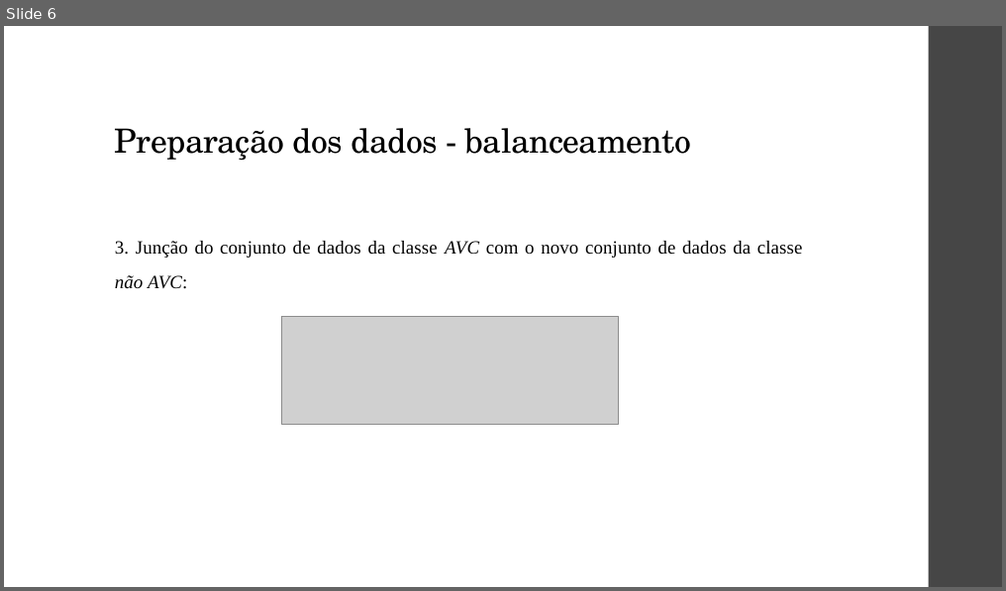
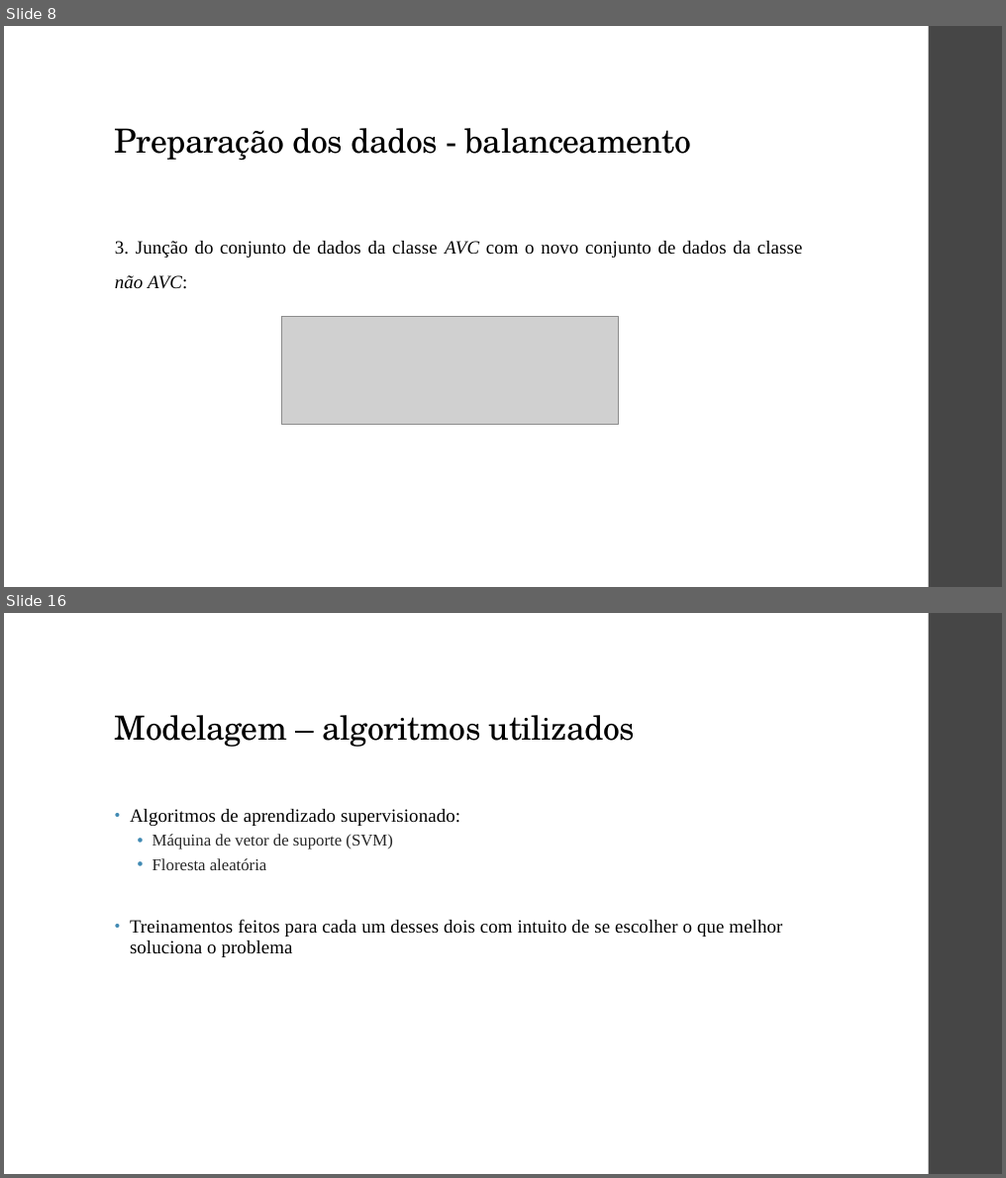
Before and after one commit to ViniPilan/avc-modeling, a slide deck: apresentação.pptx. Shown one above the other, each under a label of ours: slide 6 before the commit, slides 8 and 16 after it; the slides between them are not shown. The pictures are 1006x591 and 1006x1178 pixels, drawn with LibreOffice and Linux fonts; fonts in the diff are those of the drawing; grey boxes stand for pictures. Boxes give left, top, right and bottom in pixels: in the first picture for what was removed or moved away, otherwise in the second. Text is boxed around its words. In the diff, an @@ line names an element or a change of style, - is before the commit and + after.

```diff
--- a/apresentação.pptx
+++ b/apresentação.pptx
@@ slide 16 added at box(4, 613, 1002, 1174), background #FFFFFF; not listed: 1 template element that a slide beside it also shows @@
@@ title added at box(115, 715, 635, 747), 32 pt, text #000000 @@
+Modelagem – algoritmos utilizados
@@ text added at box(130, 809, 782, 958), 18 pt, text #000000 @@
+• Algoritmos de aprendizado supervisionado:
+  • Máquina de vetor de suporte (SVM)
+  • Floresta aleatória
+• Treinamentos feitos para cada um desses dois com intuito de se escolher o que melhor soluciona o problema
@@ what was slide 6 is now slide 8 @@
```
Also in this commit, not shown: 3 slides changed, 11 other slides added.
